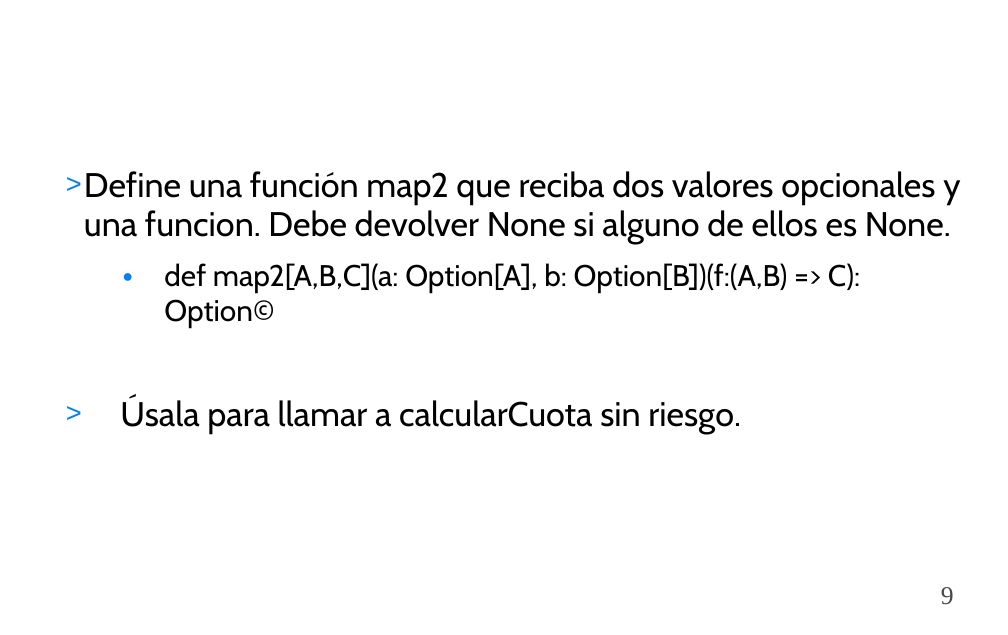
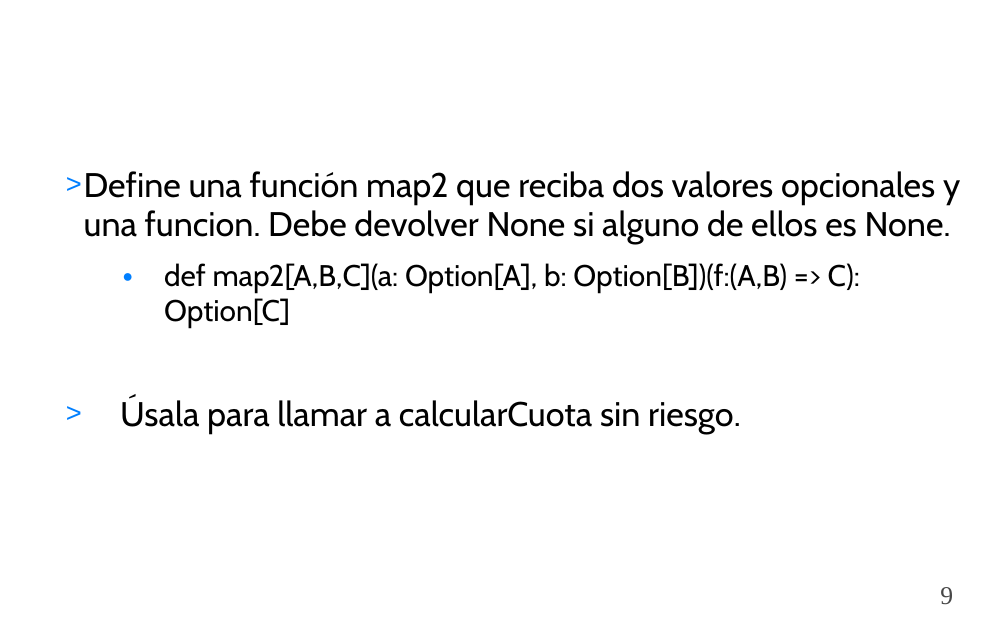
Before and after one commit to togacharls/cursoScala, a slide deck: slide 9 of guiones/ppt/8.Programación Funcional Scala.ppt. Drawn at 1008x635 pixels with LibreOffice and Linux fonts; fonts in the diff are those of the drawing; background and template pictures are left out. Boxes give left, top, right and bottom in pixels: in the first picture for what was removed or moved away, otherwise in the second. Text is boxed around its words. In the diff, an @@ line names an element or a change of style, - is before the commit and + after.

```diff
--- a/guiones/ppt/8.Programación Funcional Scala.ppt
+++ b/guiones/ppt/8.Programación Funcional Scala.ppt
@@ text at [84,171,960,433]: indent changed @@
@@ text at [164,263,860,328]: text changed @@
-  ● def map2[A,B,C](a: Option[A], b: Option[B])(f:(A,B) => C): Option©
+  ● def map2[A,B,C](a: Option[A], b: Option[B])(f:(A,B) => C): Option[C]
```
Also in this commit, not shown: 13 other slides changed, 9 other files.
